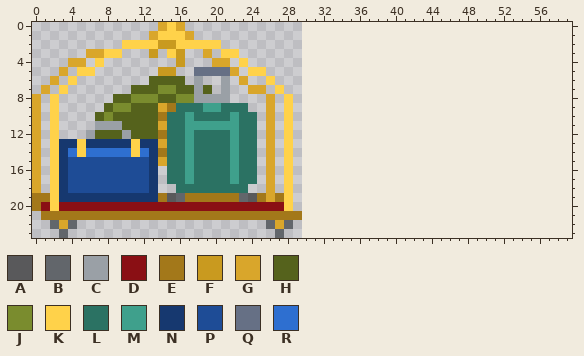
One commit to this pixel-art file: art/aseprite/luggage-group.aseprite. This is how it looked before the edit.
30x24 pixels, 1 frame. The old version is drawn lined up with the new one, on the new canvas.
Visible layers, top first: "roller", "blue case", "garment", "cart".
Palette (. is transparent): A #59595b  B #62666b  C #9aa0a6  D #8a0f14  E #a3781a  F #c99a1f  G #d9a62b  H #55621c  J #7a8c2e  K #ffd24a  L #2b7263  M #3fa08c  N #16386f  P #1e4c96  Q #667085  R #2e6fd0
Pixels before, first column x 0:
 0 ..............GKG.............
 1 .............GKKKG............
 2 ..........KKKKFFKKKKK.........
 3 ......GGKK...F.KF..G.KK.......
 4 ....GG.K........F...GG.K......
 5 ...G.KK.......FF..QQQQG.KK....
 6 ..G.K........HHHH.C..C.G..K...
 7 .G.K.......HHHJJHHCH.C..GG.K..
 8 G.K......HHJJJHHJJCCCC....G.K.
 9 G.K.....HJJHHHGELLLMMLLL..G.K.
10 G.K....HJHHHHHELLMLLLLMLL.G.K.
11 G.K....CCCHHHHGLLMMMMMMLL.G.K.
12 G.K...CHHHCHHHELLMLLLLMLL.G.K.
13 G.KNNKNNNNNKNNGLLMLLLLMLL.G.K.
14 G.KNRKRRRRRKRNELLMLLLLMLL.G.K.
15 G.KNPPPPPPPPPNGLLMLLLLMLL.G.K.
16 G.KNPPPPPPPPPN.LLMLLLLMLL.G.K.
17 G.KNPPPPPPPPPN.LLMLLLLMLL.G.K.
18 G.KNPPPPPPPPPN..LLLLLLLL..G.K.
19 EEKNNNNNNNNNNNEABEEEEEEBAEGEK.
20 EDKDDDDDDDDDDDDDDDDDDDDDDDDDK.
21 .EEEEEEEEEEEEEEEEEEEEEEEEEEEEE
22 ..BGB.....................BGB.
23 ...B.......................B..
The result:
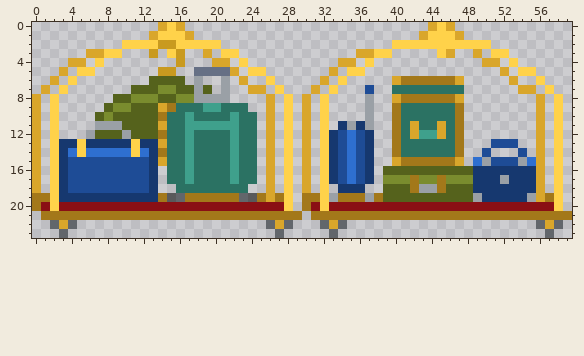
Difference:
canvas 30x24 -> 60x24
Changed rows in their new state; - is an unchanged pixel.
first column x 30:
 0 --------------GKG-------------
 1 -------------GKKKG------------
 2 ----------KKKKKKKKKKK---------
 3 ------GGKK-----KG--G-KK-------
 4 ----GG-K------------GG-K------
 5 ---G-KK---------------G-KK----
 6 --G-K-----GEEEEEEG-----G--K---
 7 -G-K---P--LLLLLLLL------GG-K--
 8 G-K----C--GEEEEEEG--------G-K-
 9 G-K----C--ELLLLLLE--------G-K-
10 G-K----C--ELLLLLLE--------G-K-
11 G-K-NCNC--ELGLLGLE--------G-K-
12 G-KNPRPN--ELGMMGLE--------G-K-
13 G-KNPRPN--ELLLLLLE---PPP--G-K-
14 G-KNPRPN--ELLLLLLE--P---P-G-K-
15 G-KNPRPN--GEEEEEEG-RCPPPCRG-K-
16 G-KNPRPN-HHHHHHHHHHNNNNNNNG-K-
17 G-KNPRPN-JJJEJJEJJJNNNCNNNG-K-
18 G-K-NNN--HHHECCEHHHNNNNNNNG-K-
19 EEKCEEECEHHHHHHHHHHCNNNNNCGEK-
20 EDKDDDDDDDDDDDDDDDDDDDDDDDDDK-
21 -EEEEEEEEEEEEEEEEEEEEEEEEEEEEE
22 --BGB---------------------BGB-
23 ---B-----------------------B--
Boxes around the changes in both pictures, in picture pixels (x1, y1, x2, y2):
added: (302, 22, 572, 238)
